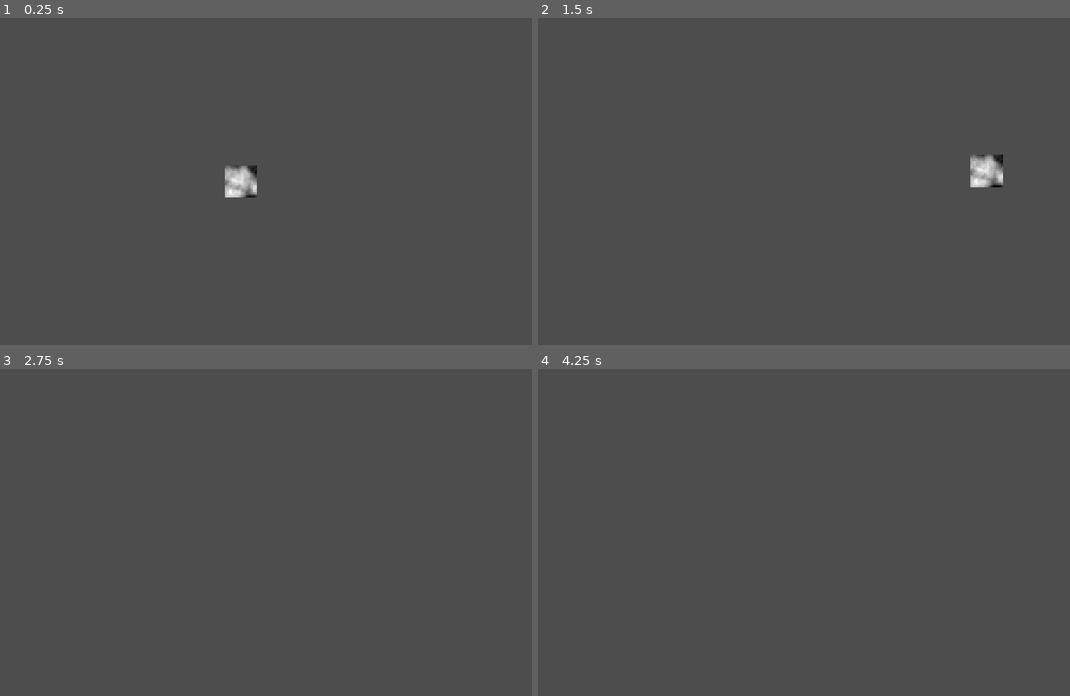
Above: before the commit, frames 1-4 (two rows, left to right).
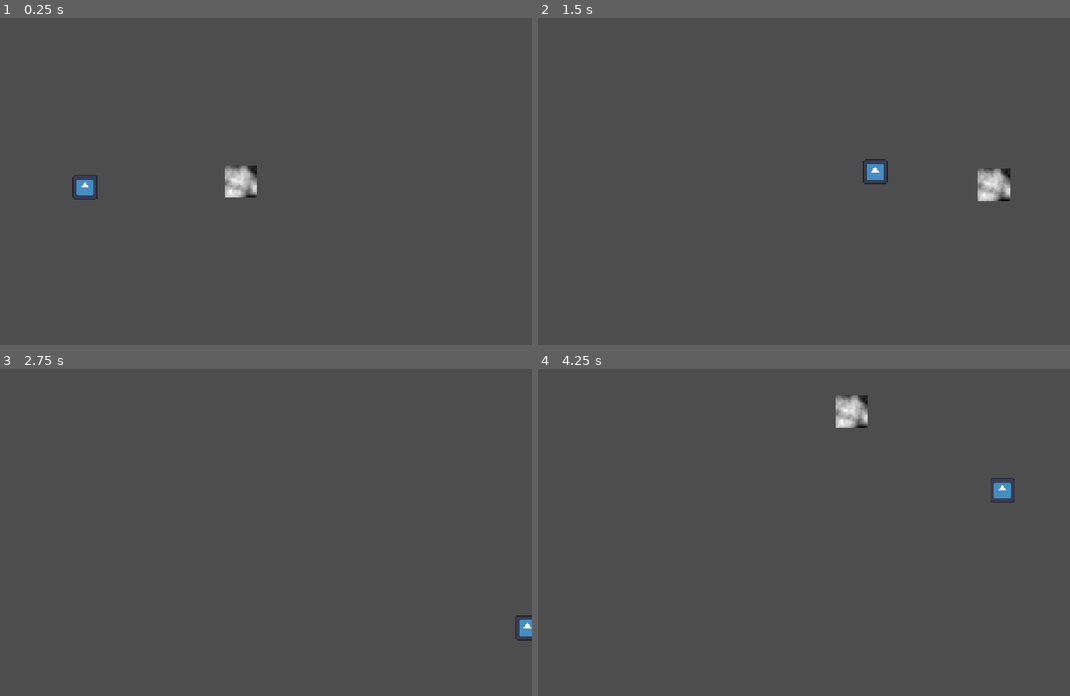
Above: after the commit, the same moments.

Repository: SyntaxError2505/bouncy-game
Game: Godot game, scene res://scenes/main_level.tscn
The game is run twice, just before and just after one commit, with the same random seed, the same clock (stepped at 60 frames per second) and the same inputs. The engine's default icon, where the game draws it, is replaced by a stand-in: a white triangle on a blue panel in a dark square.
Inputs (mouse positions are in pixels of both pictures, inside the frame that each line leads up to):
- Up to frame 1 (0.25 s): no input
- Up to frame 2 (1.5 s): move the mouse to (905, 165) at 0.52 s; hold D (move_right) 0.53-1.28 s; click (905, 165) at 0.67 s; move the mouse to (660, 197) at 1.27 s; hold S (move_down) from 1.28 s (still down); click (660, 197) at 1.42 s
- Up to frame 3 (2.75 s): move the mouse to (297, 460) at 2.02 s; release S (move_down) at 2.03 s; hold D (move_right) from 2.03 s (still down); click (297, 460) at 2.17 s
- Up to frame 4 (4.25 s): move the mouse to (750, 597) at 2.77 s; release D (move_right) at 2.78 s; hold W (move_up) 2.78-3.53 s; click (750, 597) at 2.92 s; tap Enter at 3.5 s; move the mouse to (952, 581) at 3.52 s; hold A (move_left) from 3.53 s (still down); click (952, 581) at 3.67 s

The runs differ from the first frame. In frame 1, 0.2% of the frame differs, in the area x 13-19%, y 48-56%; in frame 2, 1.0%, in the area x 61-89%, y 41-56%; in frame 3, 0.2%; in frame 4, 0.8%.

Commit message:
bouncing and enemies :3

Diff:
--- /dev/null
+++ b/scenes/grunt.tscn
@@ -0,0 +1,17 @@
+[gd_scene format=3 uid="uid://dd8113oel71qp"]
+
+[ext_resource type="Script" uid="uid://btod88yd15g5k" path="res://scripts/enemy.gd" id="1_6upo6"]
+[ext_resource type="Texture2D" uid="uid://7re20dy2fcpy" path="res://icon.svg" id="1_usvl4"]
+
+[sub_resource type="RectangleShape2D" id="RectangleShape2D_6xe6r"]
+size = Vector2(48, 48)
+
+[node name="Grunt" type="CharacterBody2D" unique_id=1709366035]
+script = ExtResource("1_6upo6")
+
+[node name="CollisionShape2D" type="CollisionShape2D" parent="." unique_id=1226920458]
+shape = SubResource("RectangleShape2D_6xe6r")
+
+[node name="Sprite2D" type="Sprite2D" parent="." unique_id=1760502185]
+scale = Vector2(0.3828519, 0.3828519)
+texture = ExtResource("1_usvl4")
--- a/scenes/main_level.tscn
+++ b/scenes/main_level.tscn
@@ -1,19 +1,14 @@
 [gd_scene format=3 uid="uid://opr1bhpsl2xs"]
 
 [ext_resource type="PackedScene" uid="uid://cxl5j8a8ta86q" path="res://scenes/player.tscn" id="1_v3uhd"]
-
-[sub_resource type="WorldBoundaryShape2D" id="WorldBoundaryShape2D_sjx3v"]
-normal = Vector2(0.006535808, -0.99997866)
-distance = -215.31667
+[ext_resource type="PackedScene" uid="uid://dd8113oel71qp" path="res://scenes/grunt.tscn" id="2_ufxs0"]
 
 [node name="main-level" type="Node2D" unique_id=990088837]
 
 [node name="Player" parent="." unique_id=328166879 instance=ExtResource("1_v3uhd")]
-roll_limit = 200.0
 
 [node name="Camera2D" type="Camera2D" parent="." unique_id=1675722495]
 
-[node name="StaticBody2D" type="StaticBody2D" parent="." unique_id=1078749375]
-
-[node name="CollisionShape2D" type="CollisionShape2D" parent="StaticBody2D" unique_id=1762307023]
-shape = SubResource("WorldBoundaryShape2D_sjx3v")
+[node name="Grunt" parent="." unique_id=1709366035 node_paths=PackedStringArray("target") instance=ExtResource("2_ufxs0")]
+position = Vector2(-408, 15)
+target = NodePath("../Player")
--- /dev/null
+++ b/scripts/enemy.gd
@@ -0,0 +1,8 @@
+extends CharacterBody2D
+
+@export var target: Node2D
+@export var speed: float = 400.0
+
+func _physics_process(delta: float) -> void:
+	velocity = Vector2(target.position.x - position.x, target.position.y - position.y).normalized() * speed
+	move_and_slide()
--- a/scripts/player.gd
+++ b/scripts/player.gd
@@ -3,9 +3,9 @@
 @export var speed: float = 300.0;
 @export var roll_limit: float = 600.0;
 @export var launch_speed: float = 3000.0;
+var jump_strength: float = 1
 
-var rolling: bool = false;
-var last_direction: Vector2 = Vector2.ZERO
+var rolling: bool = false
 
 # launch the player
 func launch(direction: Vector2):
@@ -16,18 +16,24 @@
 func _physics_process(delta: float):
 	var input: Vector2 = Input.get_vector("move_left", "move_right", "move_up", "move_down")
 	var mouse_vector: Vector2 = get_global_mouse_position()
-	rolling = velocity.length() >= roll_limit
 
 	# all the movements
 	if !rolling and !Input.is_mouse_button_pressed(MOUSE_BUTTON_LEFT):
 		velocity = input * speed;
+		jump_strength = 1.0
 	elif !rolling and Input.is_mouse_button_pressed(MOUSE_BUTTON_LEFT):
 		launch(Vector2(mouse_vector.x - position.x, mouse_vector.y - position.y).normalized() * launch_speed)
 	else:
 		velocity *= 0.9
 
-	# bouncing
-
 	# deinitialization (DO NOT DO ANYTHING AFTER)
-	last_direction = velocity;
-	move_and_slide()
+	if velocity.length() > 600:
+		rolling = true
+	else:
+		rolling = false
+	print(rolling)
+	print(velocity.length())
+	var collision = move_and_collide(velocity * delta)
+	if collision and rolling:
+		launch(collision.get_normal() * jump_strength * launch_speed)
+		jump_strength -= 0.1
Not shown, added: scripts/enemy.gd.uid
